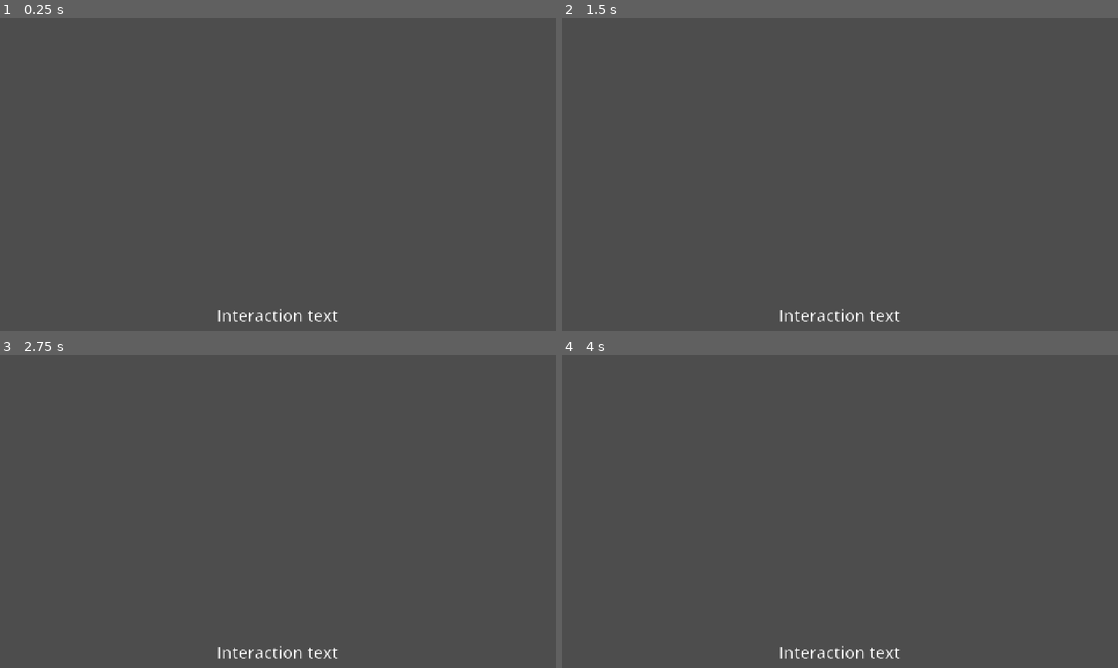
Above: before the commit, frames 1-4 (two rows, left to right).
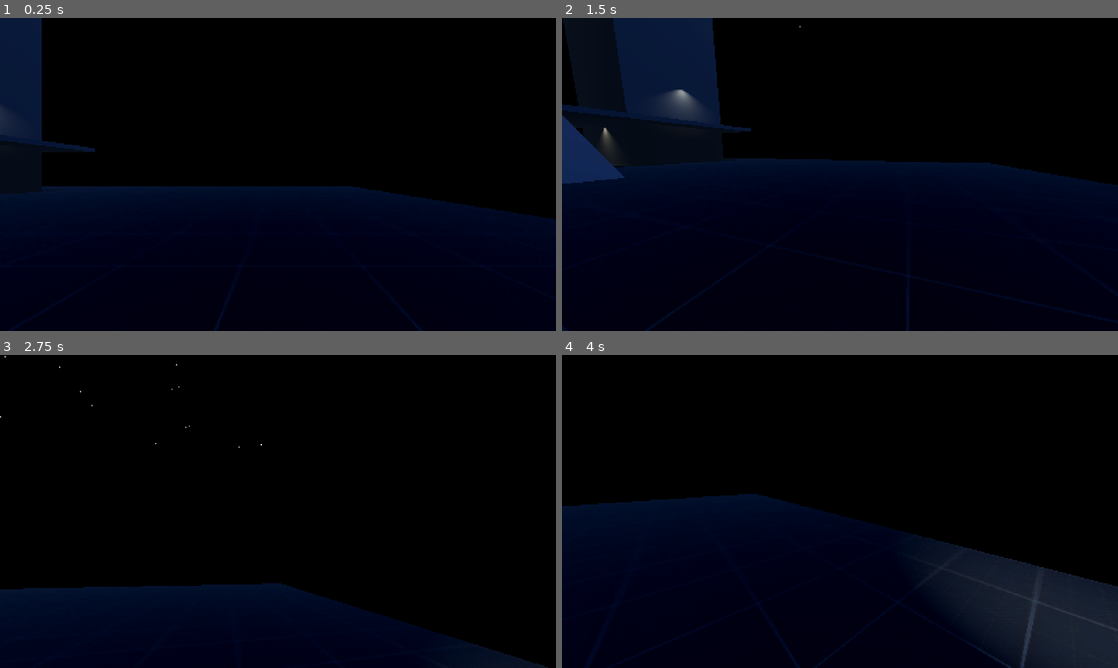
Above: after the commit, the same moments.

Repository: CarpetBakery/ThreeEnds
Game: Godot game, scene res://maps/mpOilRig.tscn
Same seed, same stepped clock (60 frames per second), same inputs: the game is played once before the commit and once after it.
Inputs (mouse positions are in pixels of both pictures, inside the frame that each line leads up to):
- Up to frame 1 (0.25 s): no input
- Up to frame 2 (1.5 s): tap Enter (ui_accept) at 0.5 s; move the mouse to (962, 158) at 0.52 s; hold D (right) 0.53-1.25 s; hold Ctrl (crouch) 0.53-1.25 s; click (962, 158) at 0.67 s; tap Space (jump) at 0.77 s; drag from (728, 190) to (812, 237) at 1.27 s
- Up to frame 3 (2.75 s): tap Enter (ui_accept) at 2 s; move the mouse to (333, 442) at 2.02 s; hold D (right) from 2.03 s (still down); tap E (interact) at 2.1 s
- Up to frame 4 (4 s): release D (right) at 2.75 s; drag from (812, 574) to (673, 464) at 2.77 s; move the mouse to (1006, 558) at 3.52 s; hold A (left) from 3.53 s (still down); tap Mouse wheel down (mouseWheelDown) at 3.6 s; tap Space (jump) at 3.77 s

The runs differ from the first frame. In frame 1, 100% of the frame differs, in the area x 0-100%, y 0-100%; in frame 2, 100%; in frame 3, 100%; in frame 4, 100%.
Error before the commit: Parse Error: Class "PlayerFps" hides a global script class. (res://scripts/PlayerFps.gd:1)

Commit message:
fixed PlayerFpsOld obfuscating new class name

Diff:
--- a/maps/concept/mpRig.tscn
+++ b/maps/concept/mpRig.tscn
@@ -127,5 +127,6 @@
 [node name="AudioStreamPlayer" type="AudioStreamPlayer" parent="."]
 stream = ExtResource("3_73gos")
 volume_db = 1.0
-pitch_scale = 0.74
+pitch_scale = 0.8
+autoplay = true
 parameters/looping = true
--- a/maps/mpOilRig.tscn
+++ b/maps/mpOilRig.tscn
@@ -1,8 +1,9 @@
-[gd_scene load_steps=13 format=3 uid="uid://min6rams7kgs"]
+[gd_scene load_steps=14 format=3 uid="uid://min6rams7kgs"]
 
 [ext_resource type="PackedScene" uid="uid://bkl5uauqwgryi" path="res://objects/player.tscn" id="1_23sgh"]
 [ext_resource type="Texture2D" uid="uid://dsv66tl33pl8m" path="res://assets/textures/dev/grids/Dark/texture_01.png" id="1_pl5iy"]
 [ext_resource type="Script" path="res://scripts/Interactable.gd" id="2_086v0"]
+[ext_resource type="AudioStream" uid="uid://cqidkdg84jgsa" path="res://assets/audio/music/ambient3.ogg" id="4_sf2s4"]
 
 [sub_resource type="Sky" id="Sky_a6te1"]
 
@@ -183,3 +184,10 @@
 
 [node name="player" parent="." instance=ExtResource("1_23sgh")]
 transform = Transform3D(-1, 0, 8.74228e-08, 0, 1, 0, -8.74228e-08, 0, -1, -17.5249, 0.00916481, -3.76832)
+
+[node name="AudioStreamPlayer" type="AudioStreamPlayer" parent="."]
+stream = ExtResource("4_sf2s4")
+volume_db = 1.0
+pitch_scale = 0.74
+autoplay = true
+parameters/looping = true
--- a/objects/ComputerObjects.tscn
+++ b/objects/ComputerObjects.tscn
@@ -103,7 +103,7 @@
 wrk
 qwkrqr
 
-- Mr. BigSoda <3"
+- Sir BigSoda <3"
 
 [node name="WhiteFlash" type="Sprite2D" parent="windows/emailwindow"]
 visible = false
--- a/scripts/PlayerFps_OLD.gd
+++ b/scripts/PlayerFps_OLD.gd
@@ -1,5 +1,5 @@
 # Class definition can be done like this
-class_name PlayerFps
+class_name PlayerFpsOld
 # This class inherits from CharacterBody3D
 extends CharacterBody3D
 
